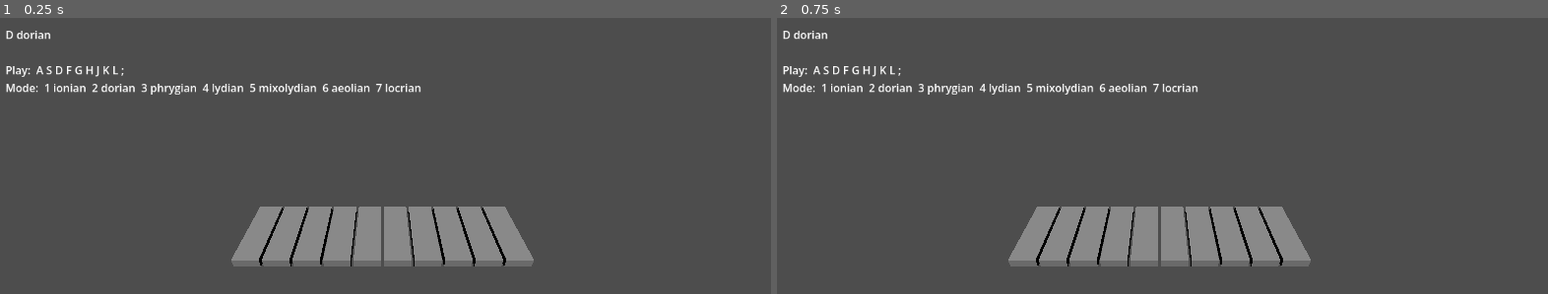
Above: before the commit, frames 1-2 (left to right).
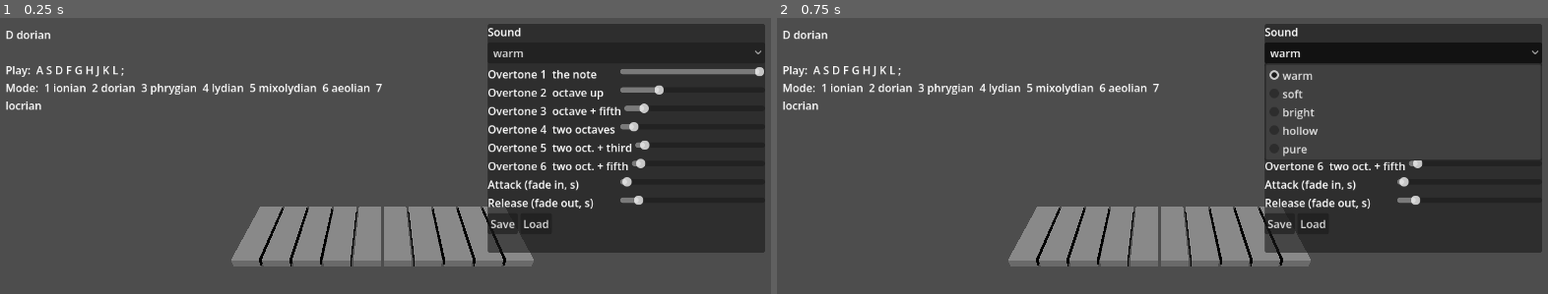
Above: after the commit, the same moments.

Repository: tomgreg83/hangszer
Game: Godot game, scene res://demo.tscn
Same seed, same stepped clock (60 frames per second), same inputs: the game is played once before the commit and once after it.
Inputs (mouse positions are in pixels of both pictures, inside the frame that each line leads up to):
- Up to frame 1 (0.25 s): no input
- Up to frame 2 (0.75 s): click (1401, 53) at 0.5 s, where only the run after the commit has a clickable "warm"

The runs differ from the first frame. In frame 1, 29% of the frame differs, in the area x 0-100%, y 2-86%; in frame 2, 18%.

Commit message:
Add sound recipe, recipe file and sound panel with overtone sliders
Co-Authored-By: Claude Sonnet 5.5 <noreply@anthropic.com>
Claude-Session: https://claude.ai/code/session_01U6FvmFNRsd53rqgTgpLZT6

Diff:
--- a/demo.gd
+++ b/demo.gd
@@ -16,6 +16,15 @@
 	state.changed.connect(_show_mode)
 	_show_mode()
 
+	label.offset_right = 600.0    # leave the right side free for the sound panel
+	label.autowrap_mode = TextServer.AUTOWRAP_WORD_SMART
+	var layer := CanvasLayer.new()
+	add_child(layer)
+	var panel: PanelContainer = load("res://recipe_panel.gd").new()
+	panel.instrument = instrument
+	layer.add_child(panel)
+	panel.set_anchors_and_offsets_preset(Control.PRESET_TOP_RIGHT, Control.PRESET_MODE_MINSIZE, 16)
+
 
 func _show_mode() -> void:
 	label.text = "%s %s\n\nPlay:  A S D F G H J K L ;\nMode:  1 ionian  2 dorian  3 phrygian  4 lydian  5 mixolydian  6 aeolian  7 locrian" % [
--- /dev/null
+++ b/instrument_recipe.gd
@@ -0,0 +1,80 @@
+extends RefCounted
+## A sound recipe for the generated tone: how loud each of the 6 overtones is, plus attack (fade in) and
+## release (fade out). A recipe can be saved to and loaded from a small JSON file.
+##
+## Overtone 1 is the note itself, 2 is an octave above, 3 an octave and a fifth, and so on. Louder high
+## overtones make the sound brighter; only the first makes it a pure, flute-like tone.
+
+const HARMONICS := 6
+const PRESET_NAMES := ["warm", "soft", "bright", "hollow", "pure"]
+
+## Volume of overtones 1..6, each from 0 (silent) to 1 (full).
+var harmonics: Array = []
+## Seconds to fade in when a key is pressed.
+var attack_s: float = 0.02
+## Seconds to fade out when a key is let go.
+var release_s: float = 0.35
+
+
+func _init() -> void:
+	for h in range(1, HARMONICS + 1):
+		harmonics.append(1.0 / (h * h))    # the original tone: each overtone quieter than the one before
+
+
+static func preset_names() -> Array:
+	return PRESET_NAMES
+
+
+## One of PRESET_NAMES. Anything else gives the "warm" original tone.
+static func preset(preset_name: String):
+	var r = load("res://instrument_recipe.gd").new()
+	match preset_name:
+		"soft":      # mostly the note itself, slow and gentle
+			r.from_dict({"harmonics": [1.0, 0.12, 0.03, 0.0, 0.0, 0.0], "attack_s": 0.08, "release_s": 0.5})
+		"bright":    # strong overtones, quick
+			r.from_dict({"harmonics": [1.0, 0.8, 0.6, 0.45, 0.35, 0.25], "attack_s": 0.01, "release_s": 0.3})
+		"hollow":    # odd overtones only, a clarinet-like sound
+			r.from_dict({"harmonics": [1.0, 0.0, 0.33, 0.0, 0.2, 0.0], "attack_s": 0.03, "release_s": 0.3})
+		"pure":      # a single clean tone
+			r.from_dict({"harmonics": [1.0, 0.0, 0.0, 0.0, 0.0, 0.0], "attack_s": 0.05, "release_s": 0.6})
+	return r
+
+
+func to_dict() -> Dictionary:
+	return {"harmonics": harmonics.duplicate(), "attack_s": attack_s, "release_s": release_s}
+
+
+## Reads values from a dictionary. Missing or odd entries keep their current value; numbers are kept in range.
+func from_dict(d: Dictionary) -> void:
+	var h = d.get("harmonics", null)
+	if h is Array:
+		for i in mini(h.size(), HARMONICS):
+			harmonics[i] = clampf(_number(h[i], harmonics[i]), 0.0, 1.0)
+	attack_s = clampf(_number(d.get("attack_s", null), attack_s), 0.005, 1.0)
+	release_s = clampf(_number(d.get("release_s", null), release_s), 0.05, 3.0)
+
+
+func save_file(path: String) -> bool:
+	var f := FileAccess.open(path, FileAccess.WRITE)
+	if f == null:
+		return false
+	f.store_string(JSON.stringify(to_dict(), "\t"))
+	return true
+
+
+## A recipe read from a JSON file, or null if the file is missing or is not a recipe.
+static func load_file(path: String):
+	if not FileAccess.file_exists(path):
+		return null
+	var parsed = JSON.parse_string(FileAccess.get_file_as_string(path))
+	if typeof(parsed) != TYPE_DICTIONARY:
+		return null
+	var r = load("res://instrument_recipe.gd").new()
+	r.from_dict(parsed)
+	return r
+
+
+static func _number(value, fallback: float) -> float:
+	if value is float or value is int:
+		return float(value)
+	return fallback
--- a/modal_instrument.gd
+++ b/modal_instrument.gd
@@ -52,6 +52,7 @@
 @export var keyboard_test: bool = true
 
 var _tone: AudioStreamWAV
+var _harmonics: Array = []          # overtone volumes from the last recipe; empty = the original tone
 var _players: Array[AudioStreamPlayer3D] = []
 var _touching: Array[int] = []      # fingers currently on each key
 var _down: Array[bool] = []
@@ -59,7 +60,7 @@
 
 
 func _ready() -> void:
-	_tone = make_tone()
+	_tone = make_tone(_harmonics)
 	for child in (keys_parent if keys_parent else self).get_children():
 		if child is Area3D:
 			_add_key(child)
@@ -128,16 +129,35 @@
 	return best
 
 
-## One soft tone (a fundamental plus gentle overtones) as a looping sound.
-static func make_tone() -> AudioStreamWAV:
+## Uses a sound recipe (see instrument_recipe.gd): rebuilds the generated tone from its overtone volumes and
+## takes over its attack and release. Only affects the generated tone; recorded `samples` keep their own sound.
+func apply_recipe(recipe) -> void:
+	_harmonics = recipe.harmonics.duplicate()
+	attack_s = recipe.attack_s
+	release_s = recipe.release_s
+	_tone = make_tone(_harmonics)
+	retune()
+
+
+## One soft tone as a looping sound: the volumes of overtones 1, 2, 3, ... (up to 6). With none given, the
+## original tone, each overtone 1/h^2 as loud as the first. The total is kept so loud settings never clip.
+static func make_tone(harmonics: Array = []) -> AudioStreamWAV:
+	var weights: Array = harmonics.duplicate()
+	if weights.is_empty():
+		for h in range(1, 7):
+			weights.append(1.0 / (h * h))
+	var total := 0.0
+	for w in weights:
+		total += absf(w)
+	var gain := minf(0.55, 0.9 / maxf(total, 0.0001))
 	var data := PackedByteArray()
 	data.resize(SAMPLE_FRAMES * 2)
 	for i in SAMPLE_FRAMES:
 		var phase := TAU * SAMPLE_CYCLES * i / SAMPLE_FRAMES
 		var v := 0.0
-		for h in range(1, 7):
-			v += sin(phase * h) / (h * h)
-		data.encode_s16(i * 2, int(clampf(v * 0.55, -1.0, 1.0) * 32767.0))
+		for h in weights.size():
+			v += weights[h] * sin(phase * (h + 1))
+		data.encode_s16(i * 2, int(clampf(v * gain, -1.0, 1.0) * 32767.0))
 	var wav := AudioStreamWAV.new()
 	wav.format = AudioStreamWAV.FORMAT_16_BITS
 	wav.mix_rate = SAMPLE_RATE
--- /dev/null
+++ b/recipe_panel.gd
@@ -0,0 +1,124 @@
+extends PanelContainer
+## A small sound panel: presets, one slider per overtone, attack and release, and Save / Load.
+## Set `instrument` (the node with modal_instrument.gd) before adding this to the scene. Moving a slider
+## changes the instrument's sound at once; the next key you press uses it.
+## Save and Load use the file `save_path` (in Godot's user folder).
+
+const Recipe := preload("res://instrument_recipe.gd")
+const TONE_NAMES := ["1  the note", "2  octave up", "3  octave + fifth", "4  two octaves", "5  two oct. + third", "6  two oct. + fifth"]
+
+var instrument: Node3D
+var save_path := "user://my_sound.json"
+
+var _sliders: Array = []
+var _attack: HSlider
+var _release: HSlider
+var _presets: OptionButton
+var _status: Label
+var _busy := false    # true while the sliders are set from code, so the sound is rebuilt only once
+
+
+func _ready() -> void:
+	var box := VBoxContainer.new()
+	add_child(box)
+	var title := Label.new()
+	title.text = "Sound"
+	box.add_child(title)
+
+	_presets = OptionButton.new()
+	_presets.focus_mode = Control.FOCUS_NONE    # no control may take the keyboard: A S D F ... must keep playing
+	for preset_name in Recipe.preset_names():
+		_presets.add_item(preset_name)
+	_presets.item_selected.connect(_on_preset)
+	box.add_child(_presets)
+
+	for i in Recipe.HARMONICS:
+		_sliders.append(_add_slider(box, "Overtone " + TONE_NAMES[i], 0.0, 1.0, 0.001))
+	_attack = _add_slider(box, "Attack (fade in, s)", 0.005, 1.0, 0.005)
+	_release = _add_slider(box, "Release (fade out, s)", 0.05, 3.0, 0.01)
+
+	var buttons := HBoxContainer.new()
+	box.add_child(buttons)
+	for entry in [["Save", save], ["Load", load_saved]]:
+		var b := Button.new()
+		b.text = entry[0]
+		b.focus_mode = Control.FOCUS_NONE
+		b.pressed.connect(entry[1])
+		buttons.add_child(b)
+
+	_status = Label.new()
+	_status.autowrap_mode = TextServer.AUTOWRAP_ARBITRARY
+	_status.custom_minimum_size.x = 380
+	box.add_child(_status)
+
+	_show(Recipe.preset("warm"))
+
+
+## The recipe the sliders currently show.
+func current_recipe():
+	var r = Recipe.new()
+	for i in Recipe.HARMONICS:
+		r.harmonics[i] = _sliders[i].value
+	r.attack_s = _attack.value
+	r.release_s = _release.value
+	return r
+
+
+func save() -> void:
+	if current_recipe().save_file(save_path):
+		_status.text = "Saved: " + ProjectSettings.globalize_path(save_path)
+	else:
+		_status.text = "Could not save"
+
+
+func load_saved() -> void:
+	var r = Recipe.load_file(save_path)
+	if r == null:
+		_status.text = "No saved sound found"
+		return
+	_show(r)
+	_apply()
+	_status.text = "Loaded"
+
+
+func _add_slider(parent: Control, text: String, min_v: float, max_v: float, step: float) -> HSlider:
+	var row := HBoxContainer.new()
+	var label := Label.new()
+	label.text = text
+	label.custom_minimum_size.x = 190
+	row.add_child(label)
+	var slider := HSlider.new()
+	slider.min_value = min_v
+	slider.max_value = max_v
+	slider.step = step
+	slider.custom_minimum_size.x = 190
+	slider.size_flags_horizontal = Control.SIZE_EXPAND_FILL
+	slider.focus_mode = Control.FOCUS_NONE
+	slider.value_changed.connect(_on_slider_changed)
+	row.add_child(slider)
+	parent.add_child(row)
+	return slider
+
+
+func _show(r) -> void:
+	_busy = true
+	for i in Recipe.HARMONICS:
+		_sliders[i].value = r.harmonics[i]
+	_attack.value = r.attack_s
+	_release.value = r.release_s
+	_busy = false
+
+
+func _apply() -> void:
+	if instrument:
+		instrument.apply_recipe(current_recipe())
+
+
+func _on_slider_changed(_value: float) -> void:
+	if not _busy:
+		_apply()
+
+
+func _on_preset(index: int) -> void:
+	_show(Recipe.preset(_presets.get_item_text(index)))
+	_apply()
--- /dev/null
+++ b/test_recipe.gd
@@ -0,0 +1,128 @@
+extends SceneTree
+## Headless check of the sound recipe (instrument_recipe.gd), the instrument's use of it, and the sound panel:
+##   perl -e 'alarm 60; exec @ARGV' /Applications/Godot.app/Contents/MacOS/Godot --headless --path . --script test_recipe.gd
+
+var failed := 0
+
+func expect(name: String, cond: bool, detail: String = "") -> void:
+	print(("PASS  " if cond else "FAIL  ") + name + ("   " + detail if detail != "" else ""))
+	if not cond:
+		failed += 1
+
+
+## How loud overtone h (1 = the note itself) is in a generated tone, 0..1. The tone holds whole cycles, so this is exact.
+func level(wav: AudioStreamWAV, h: int) -> float:
+	var n: int = wav.data.size() / 2
+	var re := 0.0
+	var im := 0.0
+	for i in n:
+		var x := wav.data.decode_s16(i * 2) / 32767.0
+		var a := TAU * 26.0 * h * i / n
+		re += x * cos(a)
+		im += x * sin(a)
+	return 2.0 * sqrt(re * re + im * im) / n
+
+
+func peak(wav: AudioStreamWAV) -> float:
+	var p := 0.0
+	for i in wav.data.size() / 2:
+		p = maxf(p, absf(wav.data.decode_s16(i * 2)) / 32767.0)
+	return p
+
+
+func _init() -> void:
+	var Recipe: GDScript = load("res://instrument_recipe.gd")
+	var Inst: GDScript = load("res://modal_instrument.gd")
+
+	# The original tone is unchanged: same samples as the old formula.
+	var original: AudioStreamWAV = Inst.make_tone()
+	var same := true
+	for i in Inst.SAMPLE_FRAMES:
+		var phase := TAU * Inst.SAMPLE_CYCLES * i / Inst.SAMPLE_FRAMES
+		var v := 0.0
+		for h in range(1, 7):
+			v += sin(phase * h) / (h * h)
+		var want := int(clampf(v * 0.55, -1.0, 1.0) * 32767.0)
+		if absi(original.data.decode_s16(i * 2) - want) > 1:
+			same = false
+			break
+	expect("default tone is sample-for-sample the old tone", same)
+	var default_recipe = Recipe.new()
+	expect("default recipe makes the same tone", Inst.make_tone(default_recipe.harmonics).data == original.data)
+	expect("overtone 2 is 1/4 as loud as overtone 1", absf(level(original, 2) / level(original, 1) - 0.25) < 0.01)
+
+	# Overtone volumes shape the sound.
+	var only3: AudioStreamWAV = Inst.make_tone([0.0, 0.0, 1.0, 0.0, 0.0, 0.0])
+	expect("only overtone 3 on: it sounds, the others are silent", level(only3, 3) > 0.5 and level(only3, 1) < 0.01 and level(only3, 2) < 0.01)
+	var all_on: AudioStreamWAV = Inst.make_tone([1.0, 1.0, 1.0, 1.0, 1.0, 1.0])
+	expect("everything at full volume does not clip", peak(all_on) <= 0.91, str(peak(all_on)))
+	expect("...and the overtones stay level with each other", absf(level(all_on, 1) - level(all_on, 6)) < 0.01)
+	var silent: AudioStreamWAV = Inst.make_tone([0.0, 0.0, 0.0, 0.0, 0.0, 0.0])
+	expect("everything at zero is silent, no crash", peak(silent) == 0.0)
+
+	# Presets, and the file.
+	for preset_name in Recipe.preset_names():
+		var r = Recipe.preset(preset_name)
+		expect("preset %s is in range" % preset_name, r.harmonics.size() == 6 and r.harmonics.all(func(x): return x >= 0.0 and x <= 1.0))
+	expect("pure has only overtone 1", Recipe.preset("pure").harmonics == [1.0, 0.0, 0.0, 0.0, 0.0, 0.0])
+	expect("unknown preset name gives the original", Recipe.preset("nope").harmonics == default_recipe.harmonics)
+
+	var custom = Recipe.new()
+	custom.harmonics = [0.9, 0.1, 0.5, 0.0, 0.25, 0.75]
+	custom.attack_s = 0.3
+	custom.release_s = 1.5
+	var back = Recipe.new()
+	back.from_dict(JSON.parse_string(JSON.stringify(custom.to_dict())))
+	expect("a recipe survives being written as JSON and read back", back.harmonics == custom.harmonics and back.attack_s == 0.3 and back.release_s == 1.5)
+	var wild = Recipe.new()
+	wild.from_dict({"harmonics": [5.0, -2.0, "x"], "attack_s": 99, "release_s": "slow"})
+	expect("bad values are kept in range or ignored", wild.harmonics[0] == 1.0 and wild.harmonics[1] == 0.0 and wild.harmonics[2] == default_recipe.harmonics[2] and wild.attack_s == 1.0 and wild.release_s == default_recipe.release_s)
+	var path := "user://test_recipe_file.json"
+	expect("a recipe saves to a file", custom.save_file(path))
+	var loaded = Recipe.load_file(path)
+	expect("...and loads from it", loaded != null and loaded.harmonics == custom.harmonics and loaded.attack_s == 0.3)
+	DirAccess.remove_absolute(ProjectSettings.globalize_path(path))
+	expect("a missing file gives null", Recipe.load_file(path) == null)
+
+	# The instrument uses a recipe.
+	var inst: Node3D = Node3D.new()
+	inst.set_script(Inst)
+	for i in 3:
+		inst.add_child(Area3D.new())
+	root.add_child(inst)
+	await process_frame
+	var pitch_before: float = inst._players[1].pitch_scale
+	var tone_before: PackedByteArray = inst._players[1].stream.data
+	inst.apply_recipe(custom)
+	expect("attack and release come from the recipe", inst.attack_s == 0.3 and inst.release_s == 1.5)
+	expect("the keys now play the new tone", inst._players[1].stream.data != tone_before and absf(level(inst._players[1].stream, 3) - 0.5 * level(inst._players[1].stream, 1) / 0.9) < 0.01)
+	expect("the pitch of each key is unchanged", is_equal_approx(inst._players[1].pitch_scale, pitch_before))
+
+	# The panel.
+	var Panel: GDScript = load("res://recipe_panel.gd")
+	var panel: PanelContainer = Panel.new()
+	panel.instrument = inst
+	panel.save_path = "user://test_panel_sound.json"
+	root.add_child(panel)
+	await process_frame
+	expect("the panel has a slider per overtone, attack and release", panel._sliders.size() == 6 and panel._attack != null and panel._release != null)
+	expect("no panel control takes the keyboard", panel._presets.focus_mode == Control.FOCUS_NONE and panel._sliders.all(func(s): return s.focus_mode == Control.FOCUS_NONE))
+	panel._sliders[1].value = 0.0
+	expect("moving a slider changes the instrument's tone", level(inst._players[0].stream, 2) < 0.01 and level(inst._players[0].stream, 1) > 0.3)
+	panel._attack.value = 0.5
+	expect("the attack slider sets the attack", inst.attack_s == 0.5)
+	var pure_index: int = Recipe.preset_names().find("pure")
+	panel._presets.select(pure_index)
+	panel._on_preset(pure_index)
+	expect("choosing a preset moves the sliders and the sound", panel._sliders[2].value == 0.0 and level(inst._players[0].stream, 3) < 0.01 and inst.attack_s == 0.05)
+	panel._sliders[0].value = 0.4
+	panel.save()
+	panel._on_preset(Recipe.preset_names().find("bright"))
+	panel.load_saved()
+	expect("Save then Load brings back the saved sound", is_equal_approx(panel._sliders[0].value, 0.4) and panel._sliders[2].value == 0.0)
+	DirAccess.remove_absolute(ProjectSettings.globalize_path(panel.save_path))
+
+	panel.free()
+	inst.free()
+	print("all passed" if failed == 0 else "%d FAILED" % failed)
+	quit(1 if failed else 0)
Not shown, changed: HANDOFF.md
